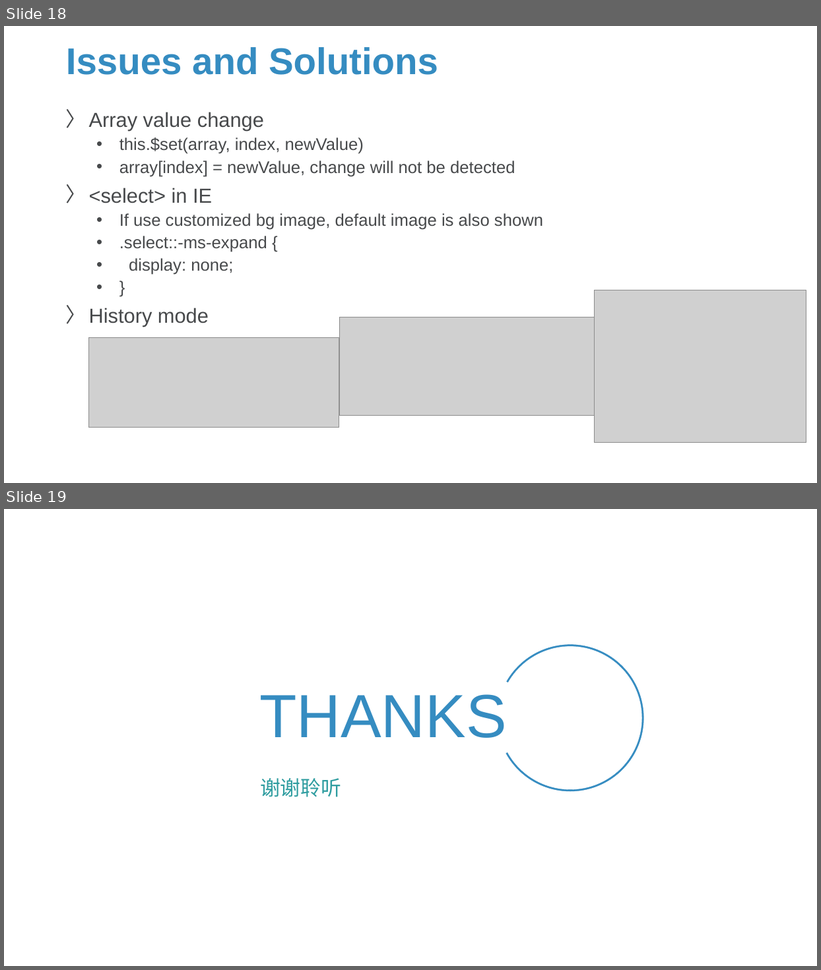
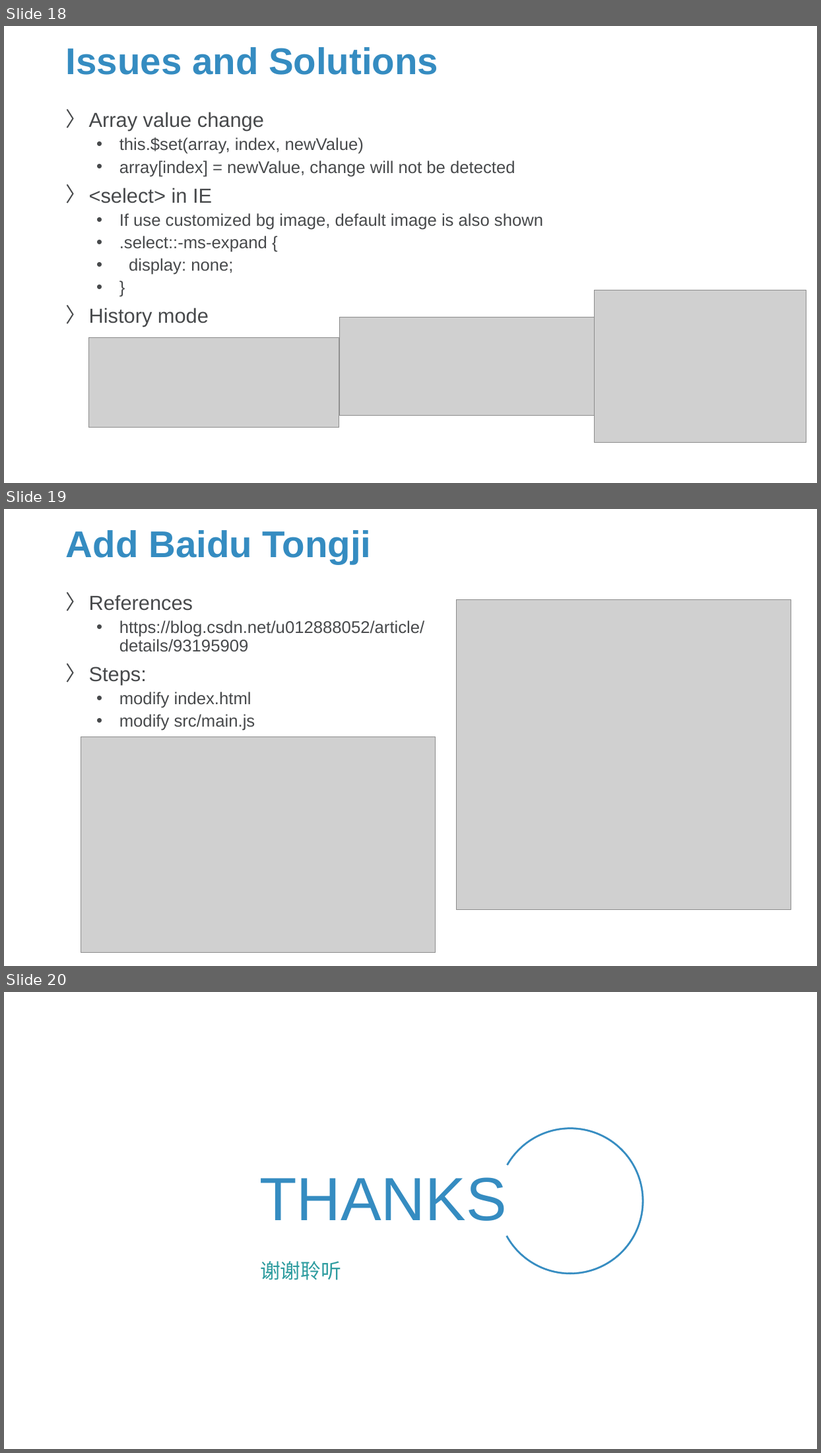
Before and after one commit to Sparks-Lu/TechNotes, a slide deck: Web/Vue-Notes.pptx. Shown one above the other, each under a label of ours: slides 18 and 19 before the commit, slides 18, 19 and 20 after it. The pictures are 821x970 and 821x1453 pixels, drawn with LibreOffice and Linux fonts; fonts in the diff are those of the drawing; grey boxes stand for pictures; background and template pictures are left out. Boxes give left, top, right and bottom in pixels: in the first picture for what was removed or moved away, otherwise in the second. Text is boxed around its words. In the diff, an @@ line names an element or a change of style, - is before the commit and + after.

```diff
--- a/Web/Vue-Notes.pptx
+++ b/Web/Vue-Notes.pptx
@@ slide 19 added at (4, 509, 817, 966), background picture (left out) @@
@@ title added at (66, 530, 372, 564), 44 pt, text #358CC1, bold @@
+Add Baidu Tongji
@@ text added at (89, 595, 425, 731), 20 pt, text #47494B @@
+〉 References
+  • https://blog.csdn.net/u012888052/article/details/93195909
+〉 Steps:
+  • modify index.html
+  • modify src/main.js
@@ picture added at (457, 600, 791, 910) @@
@@ picture added at (81, 737, 436, 953) @@
@@ what was slide 19 is now slide 20 @@
```
Also in this commit, not shown: 12 other files.
